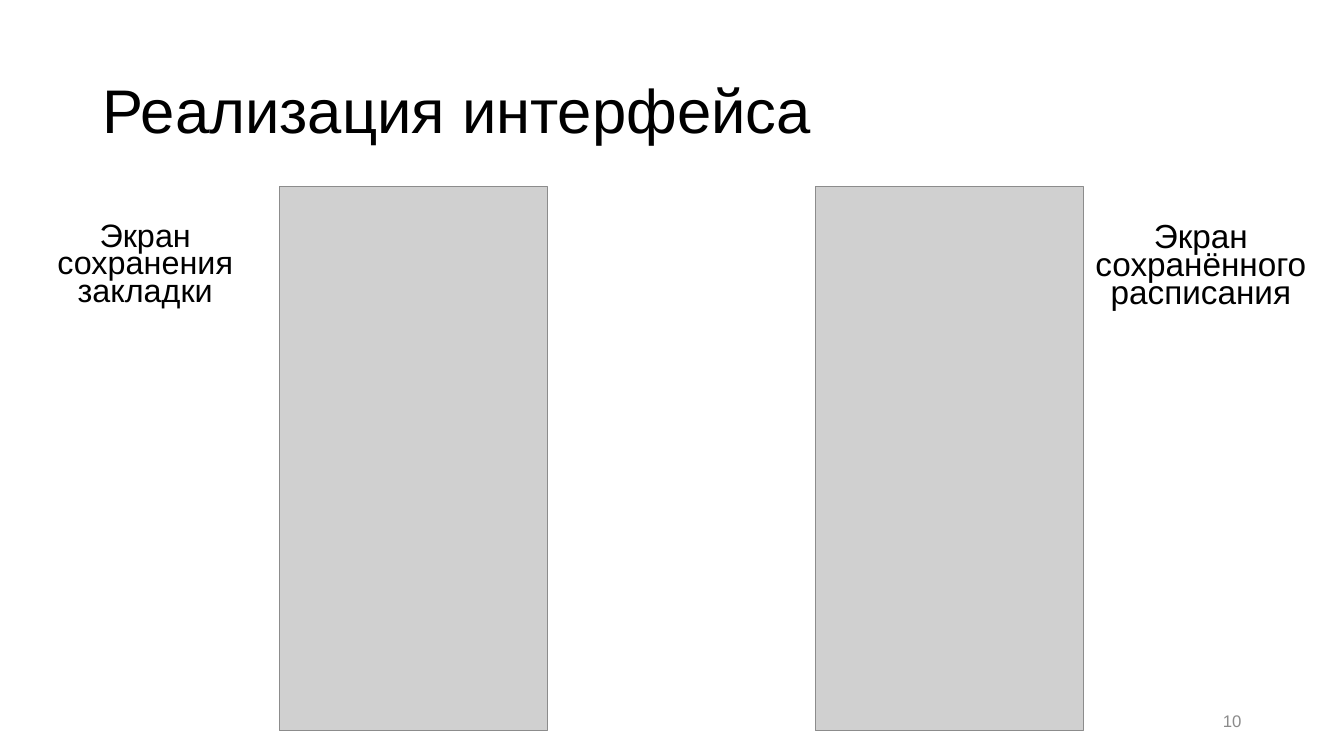
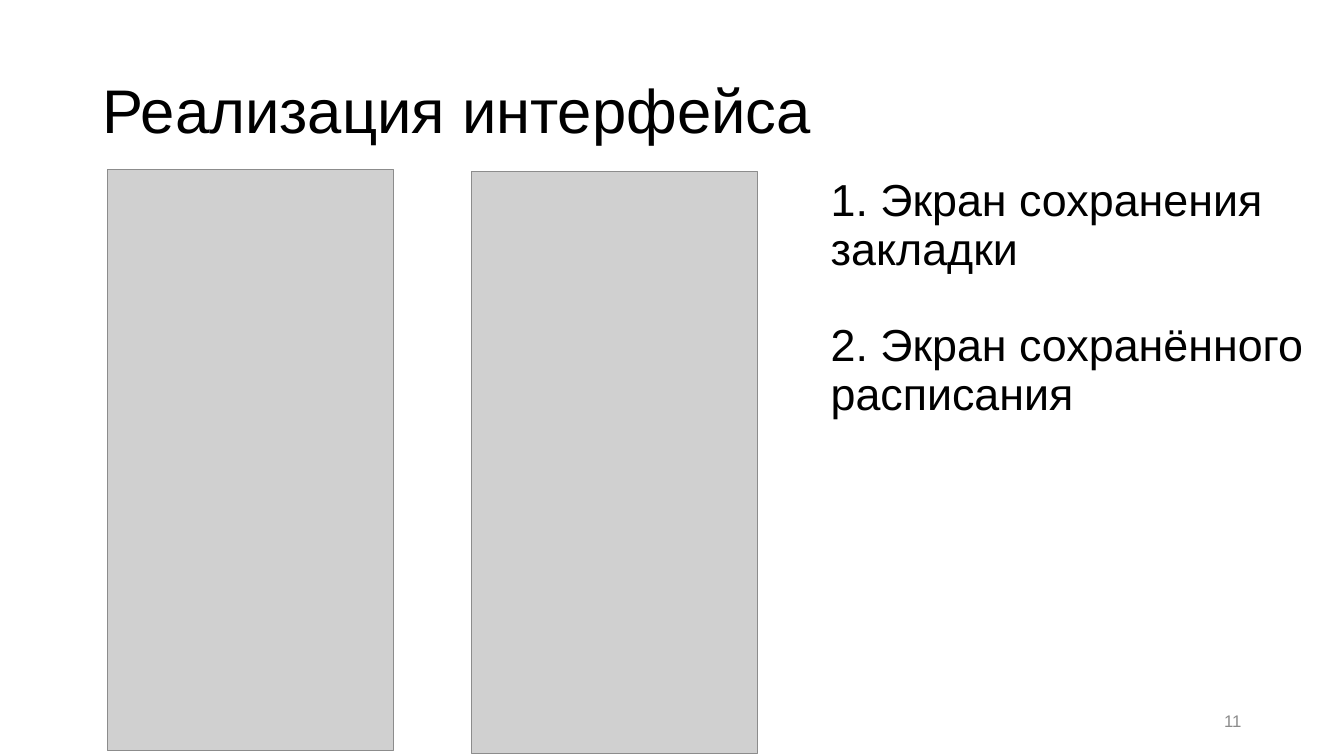
Before and after one commit to karazepta/cs_schedule, a slide deck: slide 11 of documents/презентация.pptx (slide 10 before the commit). Drawn at 1344x756 pixels with LibreOffice and Linux fonts; fonts in the diff are those of the drawing; grey boxes stand for pictures. Boxes give left, top, right and bottom in pixels: in the first picture for what was removed or moved away, otherwise in the second. Text is boxed around its words. In the diff, an @@ line names an element or a change of style, - is before the commit and + after.

```diff
--- a/documents/презентация.pptx
+++ b/documents/презентация.pptx
@@ picture: place and size @@
-picture at bbox=[279, 187, 547, 731]
+picture at bbox=[108, 169, 394, 751]
@@ picture: place and size @@
-picture at bbox=[816, 187, 1084, 731]
+picture at bbox=[471, 172, 757, 754]
@@ text "1. Экран сохранения закладки" at bbox=[831, 184, 1303, 419]: vertical alignment top to middle @@
@@ text at bbox=[831, 184, 1303, 419]: text changed; size 23.8 to 32 pt @@
-Экран сохранённого расписания
+1. Экран сохранения закладки
+2. Экран сохранённого расписания
@@ text removed at bbox=[57, 224, 233, 308] @@
-Экран сохранения закладки
@@ page number at bbox=[1224, 715, 1241, 727]: text changed @@
-10
+11
```
Also in this commit, not shown: 7 other slides changed, 2 slides added, 3 other files.
